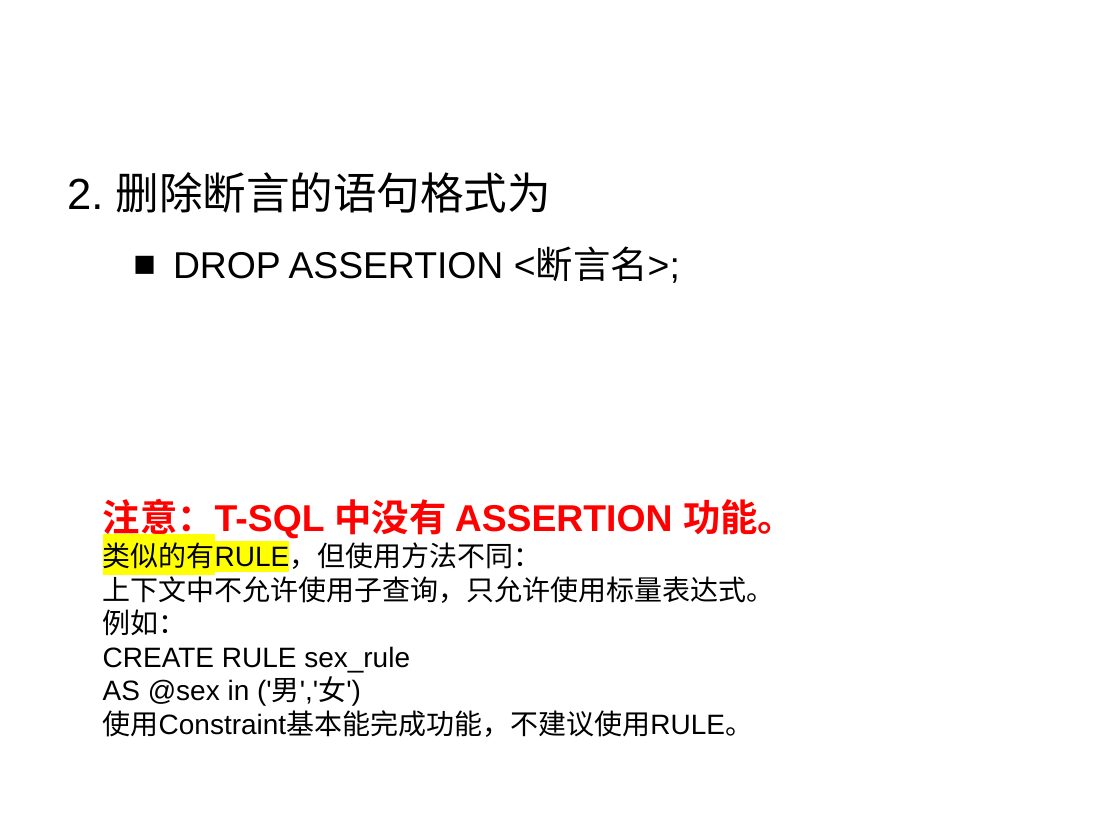
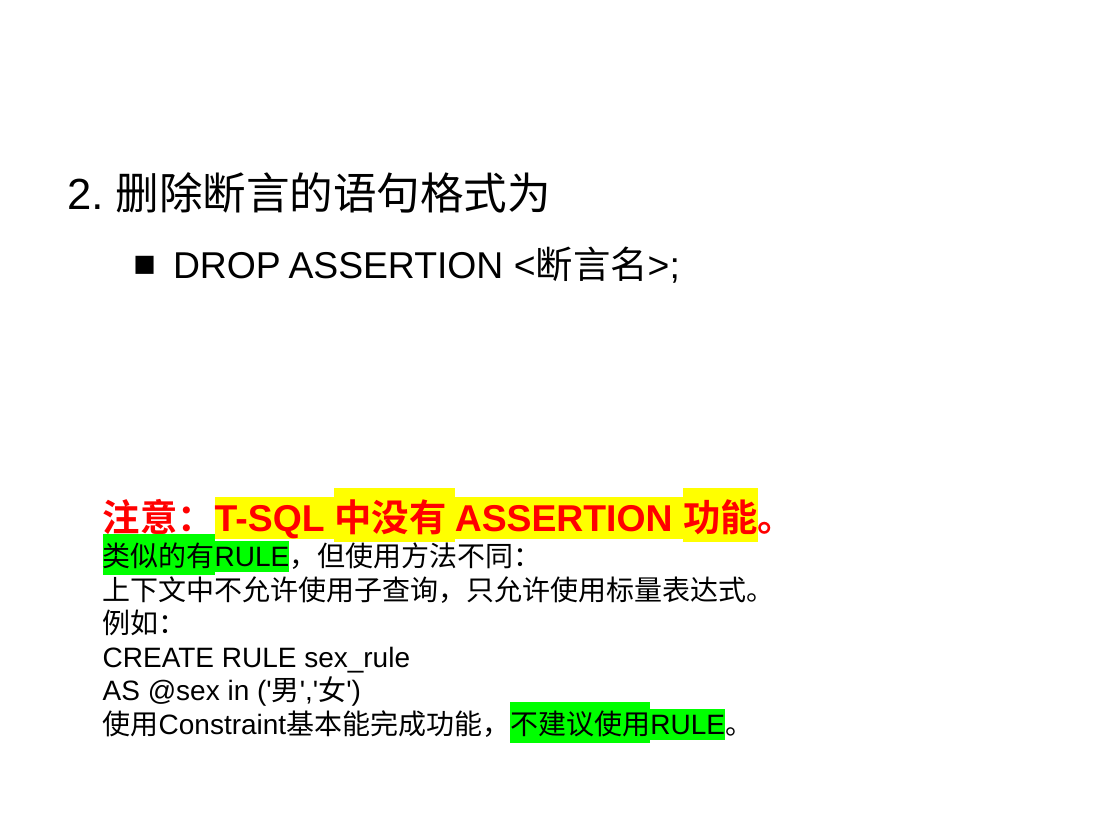
Before and after one commit to HBU/DataBase, a slide deck: slide 40 of PPT/PPT2020/DB第05章.pptx (slide 41 before the commit). Drawn at 1120x840 pixels with LibreOffice and Linux fonts; fonts in the diff are those of the drawing; background and template pictures are left out. Boxes give left, top, right and bottom in pixels: in the first picture for what was removed or moved away, otherwise in the second. Text is boxed around its words. In the diff, an @@ line names an element or a change of style, - is before the commit and + after.

```diff
--- a/PPT/PPT2020/DB第05章.pptx
+++ b/PPT/PPT2020/DB第05章.pptx
@@ text at bbox=[103, 493, 795, 742]: highlight none to #FFFF00 in "注意：T-SQL 中没有 ASSERTION 功能。"; highlight #FFFF00 to #00FF00 in "类似的有RULE，但使用方法不同："; highlight none to #00FF00 in "使用Constraint基本能完成功能，不建议使用RULE。" @@
```
Also in this commit, not shown: 14 other slides changed, 1 slide removed, 6 other files.
